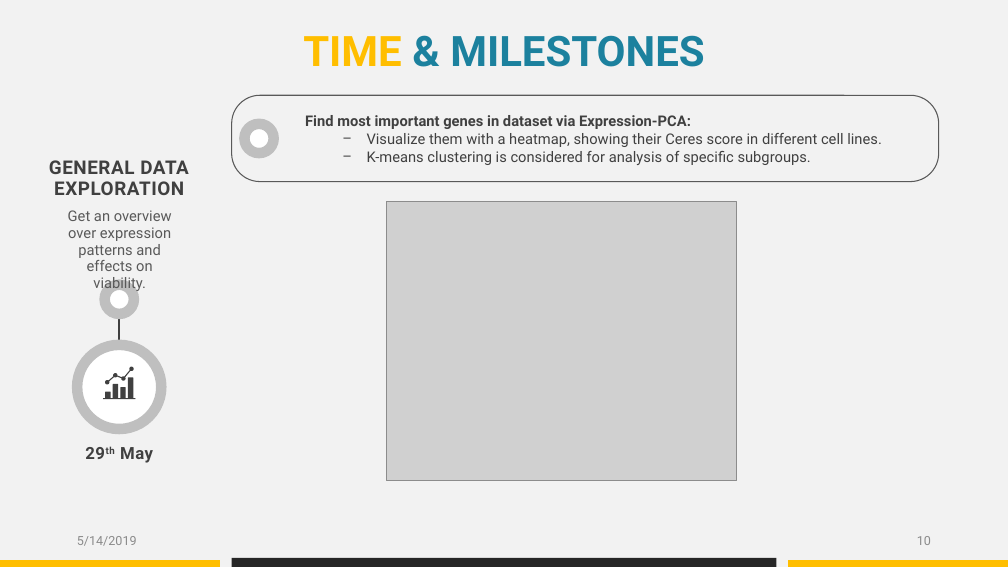
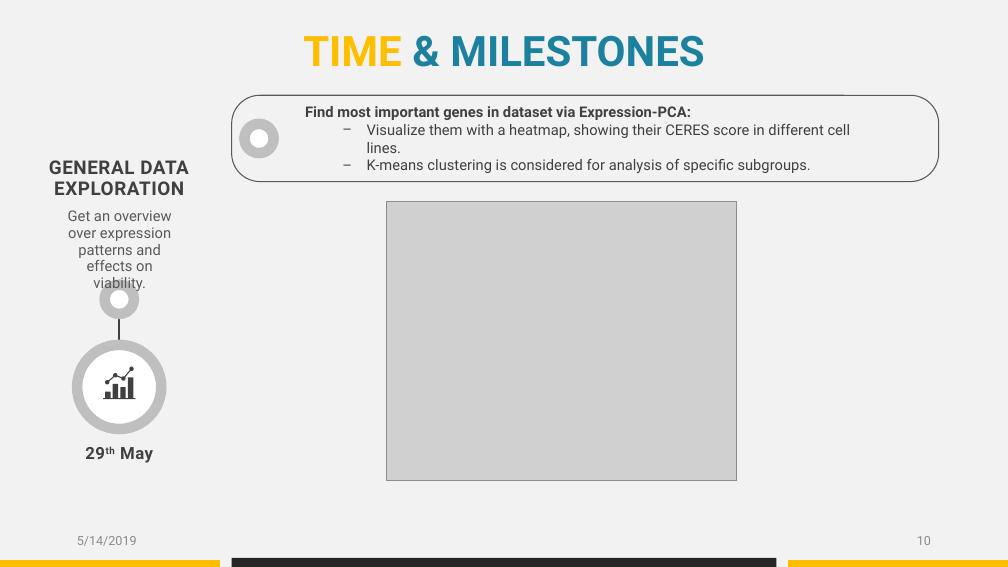
Before and after one commit to datascience-mobi/group-04-project-1-4, a slide deck: slide 10 of Project proposal_presentation_V1.pptx. Drawn at 1008x567 pixels with LibreOffice and Linux fonts; fonts in the diff are those of the drawing; grey boxes stand for pictures. Boxes give left, top, right and bottom in pixels: in the first picture for what was removed or moved away, otherwise in the second. Text is boxed around its words. In the diff, an @@ line names an element or a change of style, - is before the commit and + after.

Commit message:
CERES_spelling_update

```diff
--- a/Project proposal_presentation_V1.pptx
+++ b/Project proposal_presentation_V1.pptx
@@ text at <box>367,124,851,153</box>: text changed @@
-  − Visualize them with a heatmap, showing their Ceres score in different cell lines.
+  − Visualize them with a heatmap, showing their CERES score in different cell lines.
```
Also in this commit, not shown: 1 other slide changed.
